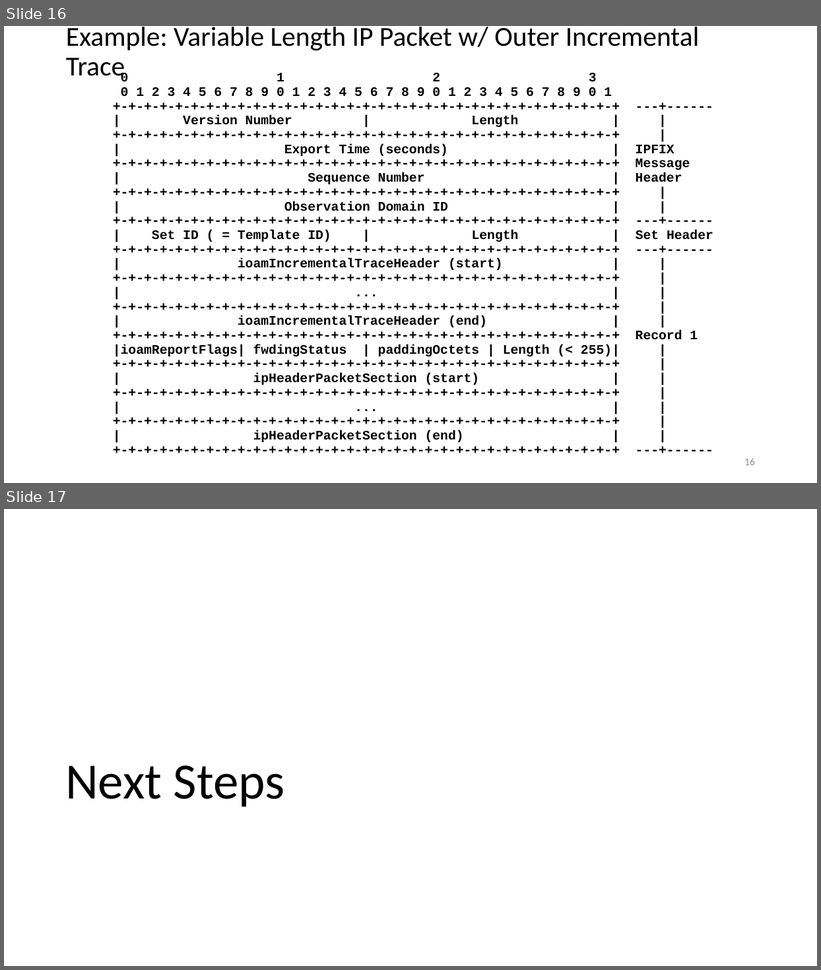
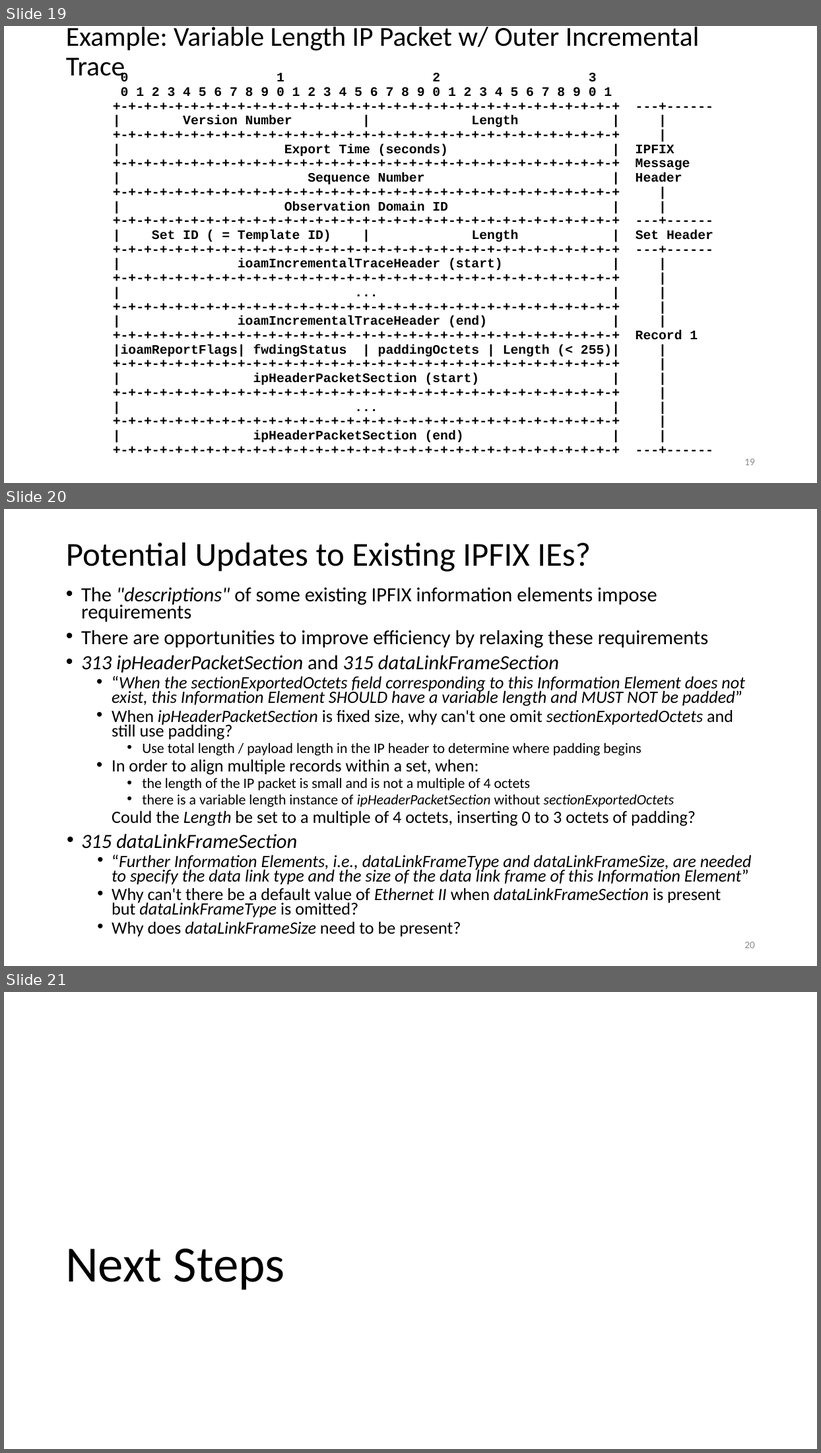
Before and after one commit to inband-oam/ietf, a slide deck: presentations/ioam-ippm-ietf102.pptx. Shown one above the other, each under a label of ours: slides 16 and 17 before the commit, slides 19, 20 and 21 after it. The pictures are 821x970 and 821x1453 pixels, drawn with LibreOffice and Linux fonts; fonts in the diff are those of the drawing. Boxes give left, top, right and bottom in pixels: in the first picture for what was removed or moved away, otherwise in the second. Text is boxed around its words. In the diff, an @@ line names an element or a change of style, - is before the commit and + after.

Commit message:
Updates from Frank, Mickey on open issues for namespace and ipfix.

```diff
--- a/presentations/ioam-ippm-ietf102.pptx
+++ b/presentations/ioam-ippm-ietf102.pptx
@@ slide 20 added at box(4, 509, 817, 966), background #FFFFFF @@
@@ title added at box(66, 542, 591, 572), 39.6 pt, text #000000 @@
+Potential Updates to Existing IPFIX IEs?
@@ text added at box(81, 587, 752, 937), 20.4 pt, text #000000, italic @@
+• The "descriptions" of some existing IPFIX information elements impose requirements
+• There are opportunities to improve efficiency by relaxing these requirements
+• 313 ipHeaderPacketSection and 315 dataLinkFrameSection
+  • “When the sectionExportedOctets field corresponding to this Information Element does not exist, this Information Element SHOULD have a variable length and MUST NOT be padded”
+  • When ipHeaderPacketSection is fixed size, why can't one omit sectionExportedOctets and still use padding?
+    • Use total length / payload length in the IP header to determine where padding begins
+  • In order to align multiple records within a set, when:
+    • the length of the IP packet is small and is not a multiple of 4 octets
+    • there is a variable length instance of ipHeaderPacketSection without sectionExportedOctets
+    Could the Length be set to a multiple of 4 octets, inserting 0 to 3 octets of padding?
+• 315 dataLinkFrameSection
+  • “Further Information Elements, i.e., dataLinkFrameType and dataLinkFrameSize, are needed to specify the data link type and the size of the data link frame of this Information Element”
+  • Why can't there be a default value of Ethernet II when dataLinkFrameSection is present but dataLinkFrameType is omitted?
+  • Why does dataLinkFrameSize need to be present?
@@ page number added at box(745, 942, 755, 949), 12 pt, text #8C8C8C @@
+20
@@ what was slide 16 is now slide 19 @@
@@ page number at box(745, 459, 755, 466): text changed @@
-16
+19
@@ what was slide 17 is now slide 21 @@
```
Also in this commit, not shown: 4 slides changed, 3 other slides added, 1 other file.
